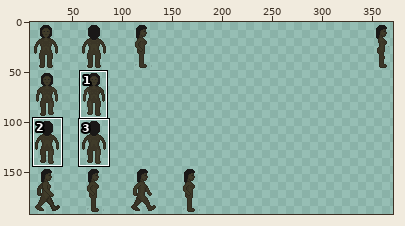
One commit to this sprite sheet: dist/media/textures/kadijah.png. The picture above shows the old version from afar; the outline marks the close-up.
Close-up. Old version:
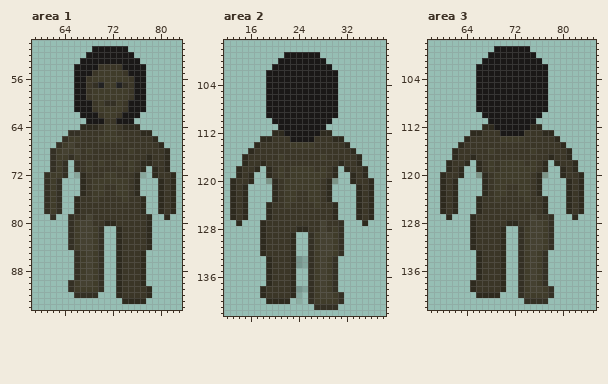
The file is 384x192 pixels. Pixels under 10% opacity are left out. Colours within 5 levels of each other are drawn and written as one. Shown: area 1: x 59..83, y 50..94; area 2: x 12..38, y 97..142; area 3: x 58..85, y 98..142. The wide view leaves out empty margins. The commit also changed other parts of the picture, which this record leaves out.
New version:
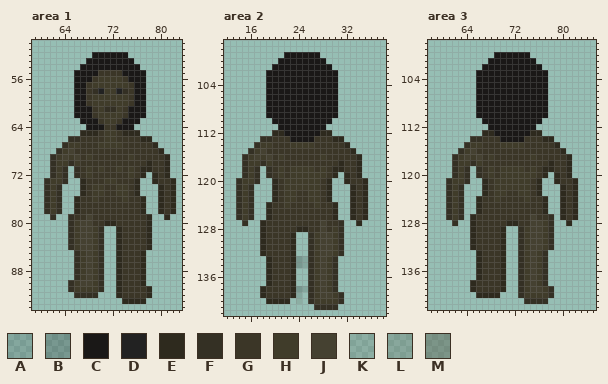
Palette (. is transparent): A #0000001f  B #00000033  C #1a1817  D #222222  E #2e2a1e  F #343024  G #3b3627  H #403c2a  J #454131  K #45412d21  L #4b463330  M #4b463357
The edit:
Area 1:
y 51: x 69..74 CCCCCC -> ......
y 52: x 68 C -> .; x 75 C -> .
y 53: x 67 C -> .; x 76 C -> .
y 54: x 66 C -> .; x 70..73 GGGG -> CCCC; x 77 C -> .
y 55: x 69..74 GHHHHG -> CGGGGC
y 56: x 68..69 GH -> CG; x 74..75 HG -> GC
y 57: x 69..70 FD -> HH; x 73..74 DF -> HH
y 58: x 69..70 HH -> FD; x 73..74 HH -> DF
y 60: x 68..69 CG -> GH; x 71..72 FF -> HH; x 74..75 GC -> HG
y 61: x 71..72 HH -> FF
y 62: x 66 . -> C; x 69..70 CG -> GH; x 73..74 GC -> HG; x 77 . -> C
y 63: x 67 . -> C; x 70..73 CGGC -> GHHG; x 76 . -> C
y 64: x 67..76 EEEGHHGEEE -> .CCCGGCCC.
y 65: x 65..69 FFGGG -> ..EEE; x 74..78 GGGEE -> EEE..
y 66: x 64..66 FHH -> .FF; x 70 H -> G; x 73 H -> G; x 77..79 GGE -> EE.
y 67: x 63..66 FHJG -> .FHH; x 70..73 GGGG -> HHHH; x 79..80 GE -> E.
y 68: x 62..66 FHJHJ -> .FHJG; x 68 H -> G; x 75 H -> G; x 80..81 GE -> E.
y 69: x 64..66 HFH -> JHJ; x 68 G -> H; x 75 G -> H; x 78 E -> G
y 70: x 64..66 F.F -> HFH; x 68 H -> G; x 70 H -> G; x 73 H -> G; x 75 H -> G; x 77 E -> G
y 71: x 70 G -> H; x 73 G -> H; x 78..79 .E -> EG
y 72: x 61..62 FH -> .F; x 66..68 LEG -> FGH; x 71..72 HH -> GG; x 75..77 GEL -> HGE; x 81..82 GE -> E.
y 73: x 63..64 F. -> HF; x 69..70 HH -> GG; x 73..74 HH -> GG; x 79..80 .E -> EG
Area 2:
y 113: x 18..19 EE -> FF
y 114: x 17..19 EGG -> FHH
y 115: x 16..18 EGG -> FHJ
y 116: x 15..19 EGGGG -> FHJHJ
y 117: x 15..19 EGGEG -> FHHFH
y 118: x 14..17 EGGE -> .FHF; x 19 E -> F; x 31..32 .E -> EG; x 34..35 GE -> E.
y 119: x 14..17 EGE. -> .FHF; x 19 E -> F; x 32..35 .EGE -> EGE.
y 120: x 13..17 EGGE. -> .FHHF; x 19 M -> .; x 30 M -> .; x 32..33 .E -> EG; x 35..36 GE -> E.
y 121..126: x 13..16 EGE. -> .FHF; x 33..36 .EGE -> EGE.
y 127: x 14..15 E. -> .F; x 34..35 .E -> E.
Area 3:
y 99: x 69..74 CCCCCC -> ......
y 100: x 68 C -> .; x 75 C -> .
y 101: x 67 C -> .; x 76 C -> .
y 102: x 66 C -> .; x 77 C -> .
y 110: x 66 . -> C; x 77 . -> C
y 111: x 67 . -> C; x 76 . -> C
y 112: x 67..68 EE -> .C; x 75..76 EE -> C.
y 113: x 65..69 EEGGG -> ..EEC; x 74..78 GGGEE -> CEE..
y 114: x 64..66 EGG -> .FF; x 70..73 HHHH -> CCCC; x 77..79 GGE -> EE.
y 115: x 63..66 EGGG -> .FHH; x 70..73 GGGG -> HHHH; x 79..80 GE -> E.
y 116: x 62..65 EGGG -> .FHJ; x 68 H -> G; x 75 H -> G; x 80..81 GE -> E.
y 117: x 62..66 EGGEG -> FHJHJ; x 68 G -> H; x 75 G -> H; x 78 E -> G
y 118: x 61..66 EGGE.E -> .FHHFH; x 68 H -> G; x 70..73 HHHH -> GGGG; x 75 H -> G; x 77..79 E.E -> GEG; x 81..82 GE -> E.
y 119: x 61..64 EGE. -> .FHF; x 66 E -> F; x 74 H -> G; x 78..82 ..EGE -> EGGE.
y 120: x 60..64 EGGE. -> ..FHF; x 66..69 MEGH -> FGHG; x 75..77 GEM -> HGE; x 79..83 .EGGE -> EGE..
y 121: x 60..64 EGE.. -> .FHHF; x 79..83 ..EGE -> EGGE.
y 122: x 60..63 EGE. -> .FHF; x 71..72 GG -> HH; x 80..83 .EGE -> EGE.
y 123..126: x 60..63 EGE. -> .FHF; x 80..83 .EGE -> EGE.
y 127: x 61..63 E.. -> FHF; x 80..81 .. -> EG
y 128: x 62 . -> F; x 81 . -> E
Changed places in both close-ups, as pixel boxes (x1, y1, x2, y2):
changed: (44, 46, 176, 184)
changed: (230, 136, 272, 226)
changed: (332, 166, 374, 226)
erased: (476, 46, 548, 70)
changed: (440, 112, 584, 226)
